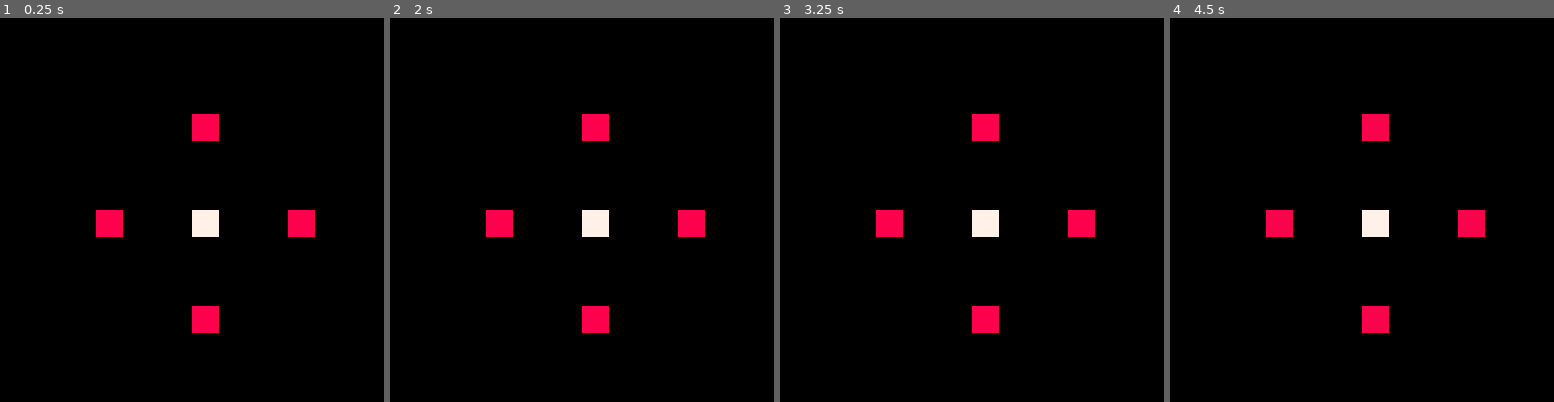
Above: before the commit, frames 1-4 (left to right).
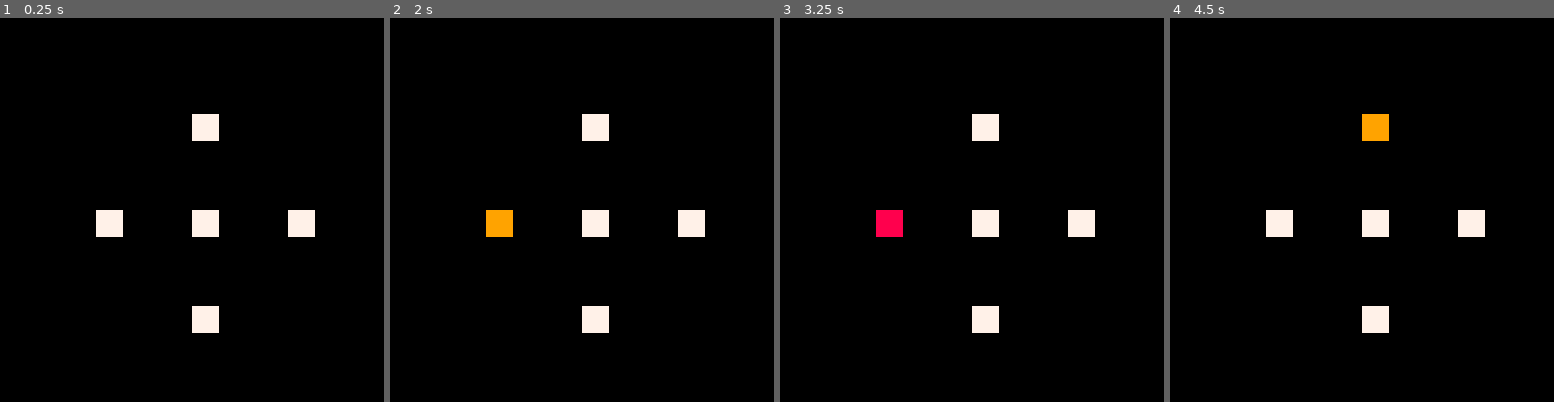
Above: after the commit, the same moments.

Repository: wesen/carts
Game: PICO-8 cartridge games/splat/splat.p8
Same seed, same stepped clock (60 frames per second), same inputs: the game is played once before the commit and once after it.
Inputs:
- Up to frame 1 (0.25 s): no input
- Up to frame 2 (2 s): no input
- Up to frame 3 (3.25 s): no input
- Up to frame 4 (4.5 s): no input

The runs differ from the first frame. In frame 1, 2.0% of the frame differs, in the area x 25-83%, y 25-83%; in frame 2, 2.0%; in frame 3, 1.5%; in frame 4, 2.0%.

Commit message:
Add enemy synchronization

Diff:
--- a/games/splat/enemy-manager.lua
+++ b/games/splat/enemy-manager.lua
@@ -1,15 +1,62 @@
+local countdown_idle=2
+local countdown_winding_up=1
+local countdown_attacking=1
+
+local hit_interval=2
+
+local state_idle=0
+local state_winding_up=1
+local state_attacking=2
+local state_stunned=3
+local enemy_colors={}
+enemy_colors[state_idle]=7
+enemy_colors[state_winding_up]=9
+enemy_colors[state_attacking]=8
+enemy_colors[state_stunned]=7
+
 cls_enemy_manager=class(function(self)
  self.enemies={}
+ self.hit_countdown=hit_interval
 end)
 
 function cls_enemy_manager:draw()
- foreach(self.enemies,function(e) e:draw() end)
+ foreach(self.enemies,function(e)
+  rectfill(e.pos.x,e.pos.y,e.pos.x+8,e.pos.y+8,enemy_colors[e.state])
+ end)
 end
 
 function cls_enemy_manager:update()
- foreach(self.enemies,function(e) e:update() end)
+ self.hit_countdown-=dt
+
+ local lowest_countdown=countdown_idle
+ local next_enemy=nil
+
+ foreach(self.enemies,function(e)
+  e.countdown-=dt
+  if e.state==state_idle and e.countdown<lowest_countdown then
+   next_enemy=e
+   lowest_countdown=e.countdown
+  elseif e.state==state_winding_up and e.countdown<0 then
+   printh("ATTACK")
+   e.state=state_attacking
+   e.countdown=countdown_attacking
+  elseif e.state==state_attacking and e.countdown<0 then
+   e.state=state_idle
+   e.countdown=countdown_idle
+  end
+ end)
+
+ if self.hit_countdown<0 and next_enemy!=nil then
+  self.hit_countdown=hit_interval
+  next_enemy.state=state_winding_up
+  next_enemy.countdown=countdown_winding_up
+ end
 end
 
 function cls_enemy_manager:add_enemy(pos)
- add(self.enemies,cls_enemy.init(pos))
+ add(self.enemies,{
+  state=state_idle,
+  pos=pos,
+  countdown=0
+})
 end
--- a/games/splat/enemy.lua
+++ /dev/null
@@ -1,19 +0,0 @@
-cls_enemy=class(function(self,pos)
- self.pos=pos
-end)
-
-function cls_enemy:bbox(offset)
- if (offset==nil) offset=v2(0,0)
- return self.hitbox:to_bbox_at(self.pos+offset)
-end
-
-function cls_enemy:str()
- return "enemy["..tostr(self.id)..",t:"..tostr(self.typ).."]"
-end
-
-function cls_enemy:draw()
- rectfill(self.pos.x,self.pos.y,self.pos.x+8,self.pos.y+8,8)
-end
-
-function cls_enemy:update()
-end
--- a/games/splat/splat.lua
+++ b/games/splat/splat.lua
@@ -5,7 +5,6 @@
 --#include hitbox
 --#include globals
 --#include coroutines
---#include enemy
 --#include player
 --#include enemy-manager
 
--- a/games/splat/splat.p8
+++ b/games/splat/splat.p8
@@ -278,26 +278,6 @@
  end
 end
 
-cls_enemy=class(function(self,pos)
- self.pos=pos
-end)
-
-function cls_enemy:bbox(offset)
- if (offset==nil) offset=v2(0,0)
- return self.hitbox:to_bbox_at(self.pos+offset)
-end
-
-function cls_enemy:str()
- return "enemy["..tostr(self.id)..",t:"..tostr(self.typ).."]"
-end
-
-function cls_enemy:draw()
- rectfill(self.pos.x,self.pos.y,self.pos.x+8,self.pos.y+8,8)
-end
-
-function cls_enemy:update()
-end
-
 cls_player=class(function(self,pos)
  self.pos=pos
 end)
@@ -309,20 +289,67 @@
 function cls_player:update()
 end
 
+local countdown_idle=2
+local countdown_winding_up=1
+local countdown_attacking=1
+
+local hit_interval=2
+
+local state_idle=0
+local state_winding_up=1
+local state_attacking=2
+local state_stunned=3
+local enemy_colors={}
+enemy_colors[state_idle]=7
+enemy_colors[state_winding_up]=9
+enemy_colors[state_attacking]=8
+enemy_colors[state_stunned]=7
+
 cls_enemy_manager=class(function(self)
  self.enemies={}
+ self.hit_countdown=hit_interval
 end)
 
 function cls_enemy_manager:draw()
- foreach(self.enemies,function(e) e:draw() end)
+ foreach(self.enemies,function(e)
+  rectfill(e.pos.x,e.pos.y,e.pos.x+8,e.pos.y+8,enemy_colors[e.state])
+ end)
 end
 
 function cls_enemy_manager:update()
- foreach(self.enemies,function(e) e:update() end)
+ self.hit_countdown-=dt
+
+ local lowest_countdown=countdown_idle
+ local next_enemy=nil
+
+ foreach(self.enemies,function(e)
+  e.countdown-=dt
+  if e.state==state_idle and e.countdown<lowest_countdown then
+   next_enemy=e
+   lowest_countdown=e.countdown
+  elseif e.state==state_winding_up and e.countdown<0 then
+   printh("ATTACK")
+   e.state=state_attacking
+   e.countdown=countdown_attacking
+  elseif e.state==state_attacking and e.countdown<0 then
+   e.state=state_idle
+   e.countdown=countdown_idle
+  end
+ end)
+
+ if self.hit_countdown<0 and next_enemy!=nil then
+  self.hit_countdown=hit_interval
+  next_enemy.state=state_winding_up
+  next_enemy.countdown=countdown_winding_up
+ end
 end
 
 function cls_enemy_manager:add_enemy(pos)
- add(self.enemies,cls_enemy.init(pos))
+ add(self.enemies,{
+  state=state_idle,
+  pos=pos,
+  countdown=0
+})
 end
 
 
